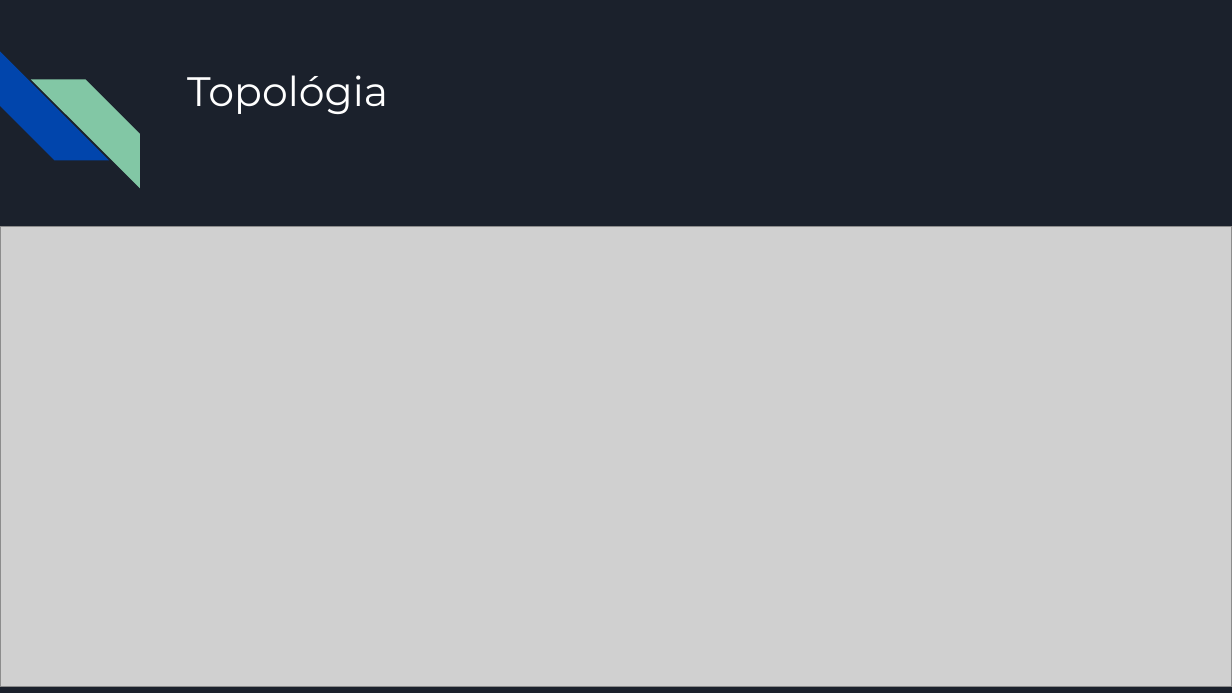
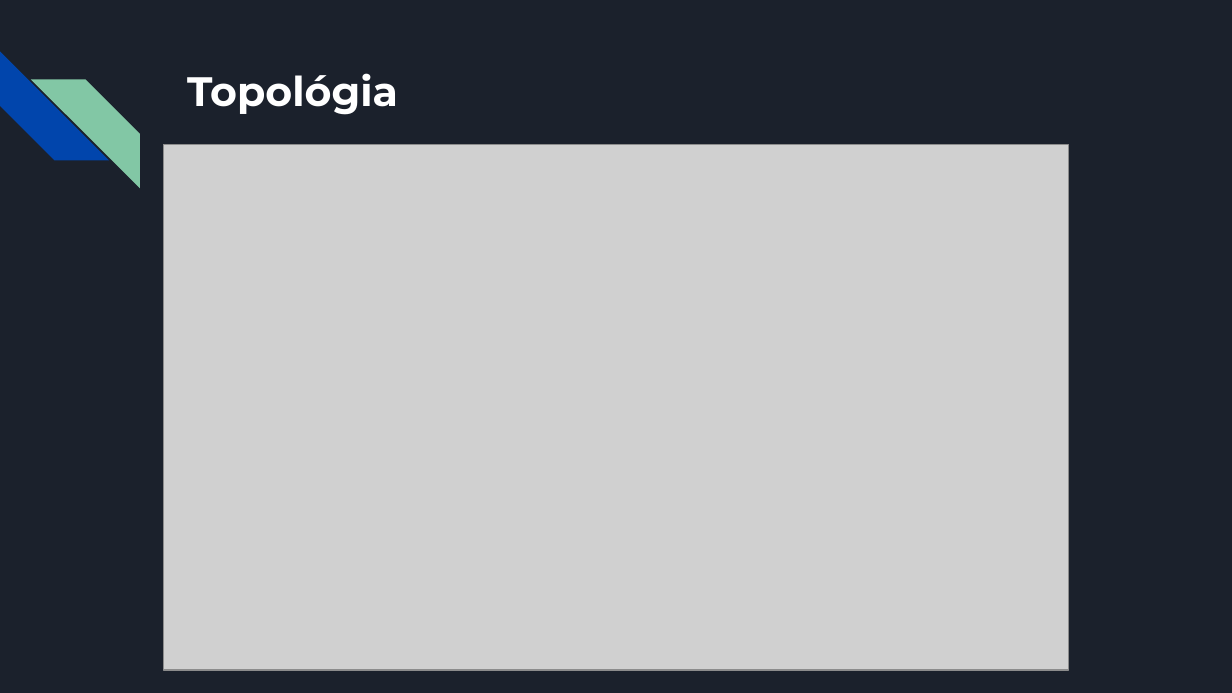
Before and after one commit to XRX265/DotNyetWork, a slide deck: slide 4 of Cím nélküli prezentáció (5).pptx. Drawn at 1232x693 pixels with LibreOffice and Linux fonts; fonts in the diff are those of the drawing; grey boxes stand for pictures. Boxes give left, top, right and bottom in pixels: in the first picture for what was removed or moved away, otherwise in the second. Text is boxed around its words. In the diff, an @@ line names an element or a change of style, - is before the commit and + after.

```diff
--- a/Cím nélküli prezentáció (5).pptx
+++ b/Cím nélküli prezentáció (5).pptx
@@ title "Topológia" at (187, 73, 398, 115): bold on @@
@@ picture: place and size @@
-picture at (0, 227, 1232, 686)
+picture at (163, 144, 1068, 670)
```
Also in this commit, not shown: 18 other slides changed, 1 slide added.
